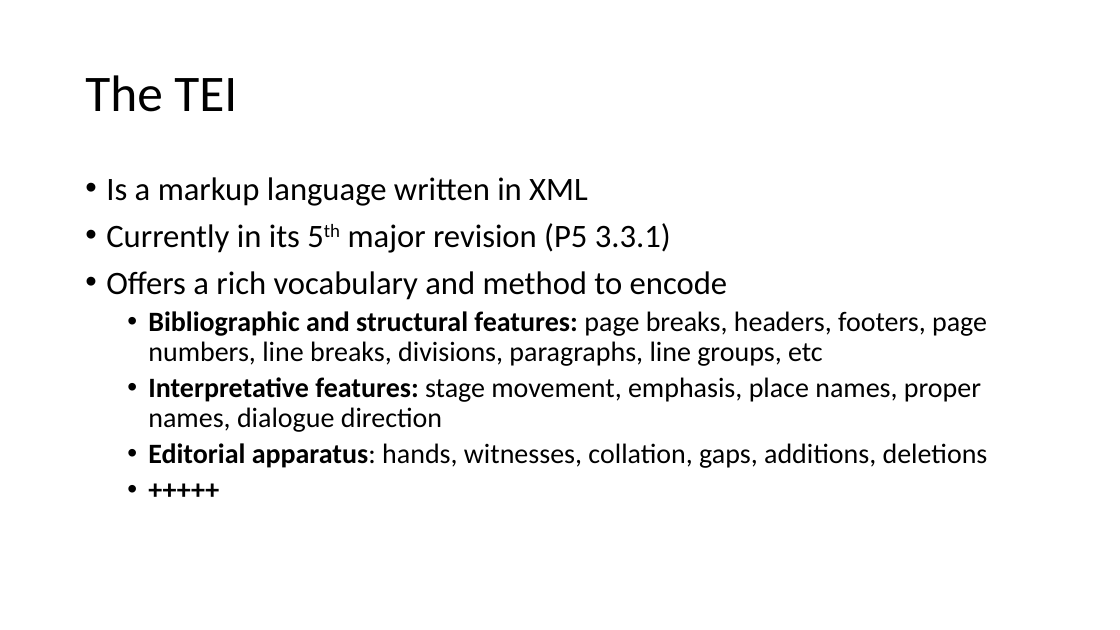
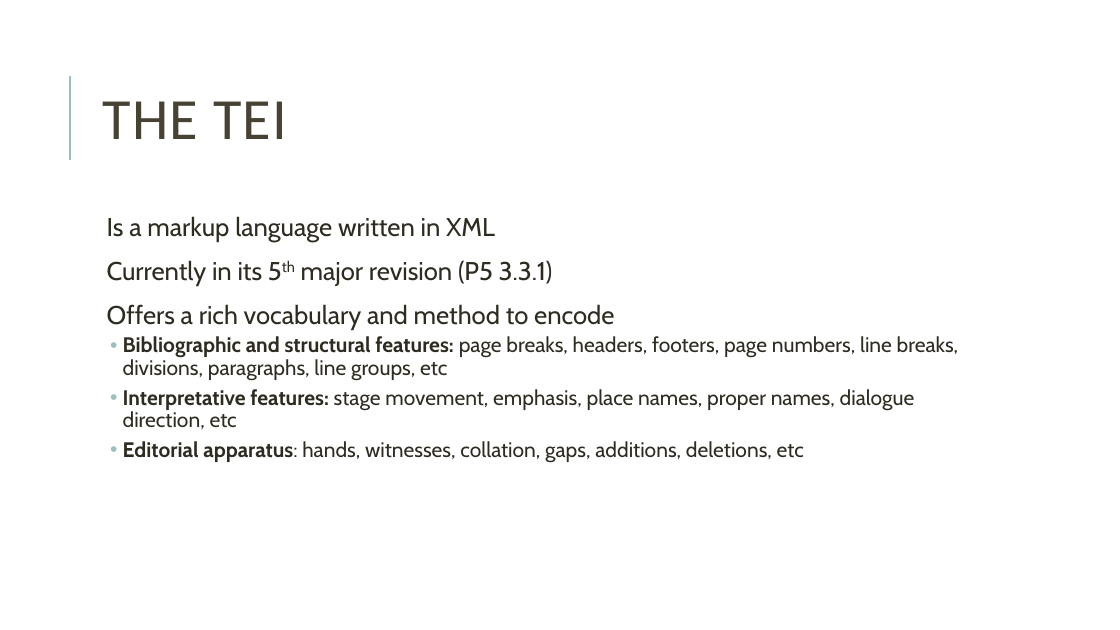
Before and after one commit to joeytakeda/teiworkshop, a slide deck: slide 49 of sept20/TEIWorkshop_1.pptx (slide 8 before the commit). Drawn at 1120x630 pixels with LibreOffice and Linux fonts; fonts in the diff are those of the drawing. Boxes give left, top, right and bottom in pixels: in the first picture for what was removed or moved away, otherwise in the second. Text is boxed around its words. In the diff, an @@ line names an element or a change of style, - is before the commit and + after.

```diff
--- a/sept20/TEIWorkshop_1.pptx
+++ b/sept20/TEIWorkshop_1.pptx
@@ line added from (70, 160) to (70, 76), #9CBEBD 1.5 pt @@
@@ title at bbox=[102, 101, 287, 139]: text changed; size 44 to 50 pt; text colour #000000 to #474233 @@
-The TEI
+THE TEI
@@ text "Is a markup language written ...": place and size @@
-text "Is a markup language written ..." at bbox=[106, 177, 988, 468]
+text "Is a markup language written ..." at bbox=[107, 216, 959, 463]
@@ text at bbox=[107, 216, 959, 381]: size 28 to 22 pt in "Is a markup language written in XML", "Currently in its 5th major revision (P5 ...", "Offers a rich vocabulary and method to ..."; font Calibri to Cabin, text colour #000000 to #2E2B21 in "Is a markup language written in XML", "Currently in its 5th major revision (P5 ...", "Offers a rich vocabulary and method to ...", "Bibliographic and structural features: page breaks, headers, ..."; size 24 to 18 pt in "Bibliographic and structural features: page breaks, headers, ..."; bullet • to  ; more space between paragraphs; indent changed @@
@@ text at bbox=[123, 389, 915, 463]: text changed; size 24 to 18 pt; font Calibri to Cabin; text colour #000000 to #2E2B21 @@
-  • Interpretative features: stage movement, emphasis, place names, proper names, dialogue direction
-  • Editorial apparatus: hands, witnesses, collation, gaps, additions, deletions
-  • +++++
+  • Interpretative features: stage movement, emphasis, place names, proper names, dialogue direction, etc
+  • Editorial apparatus: hands, witnesses, collation, gaps, additions, deletions, etc
```
Also in this commit, not shown: 29 other slides changed, 89 slides added, 9 slides removed, 1 other file.
